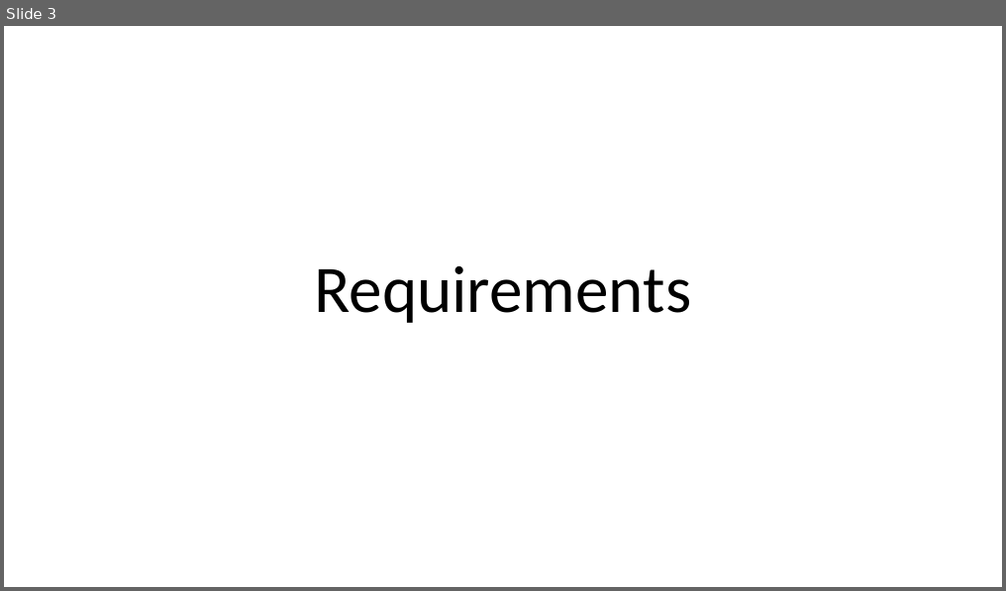
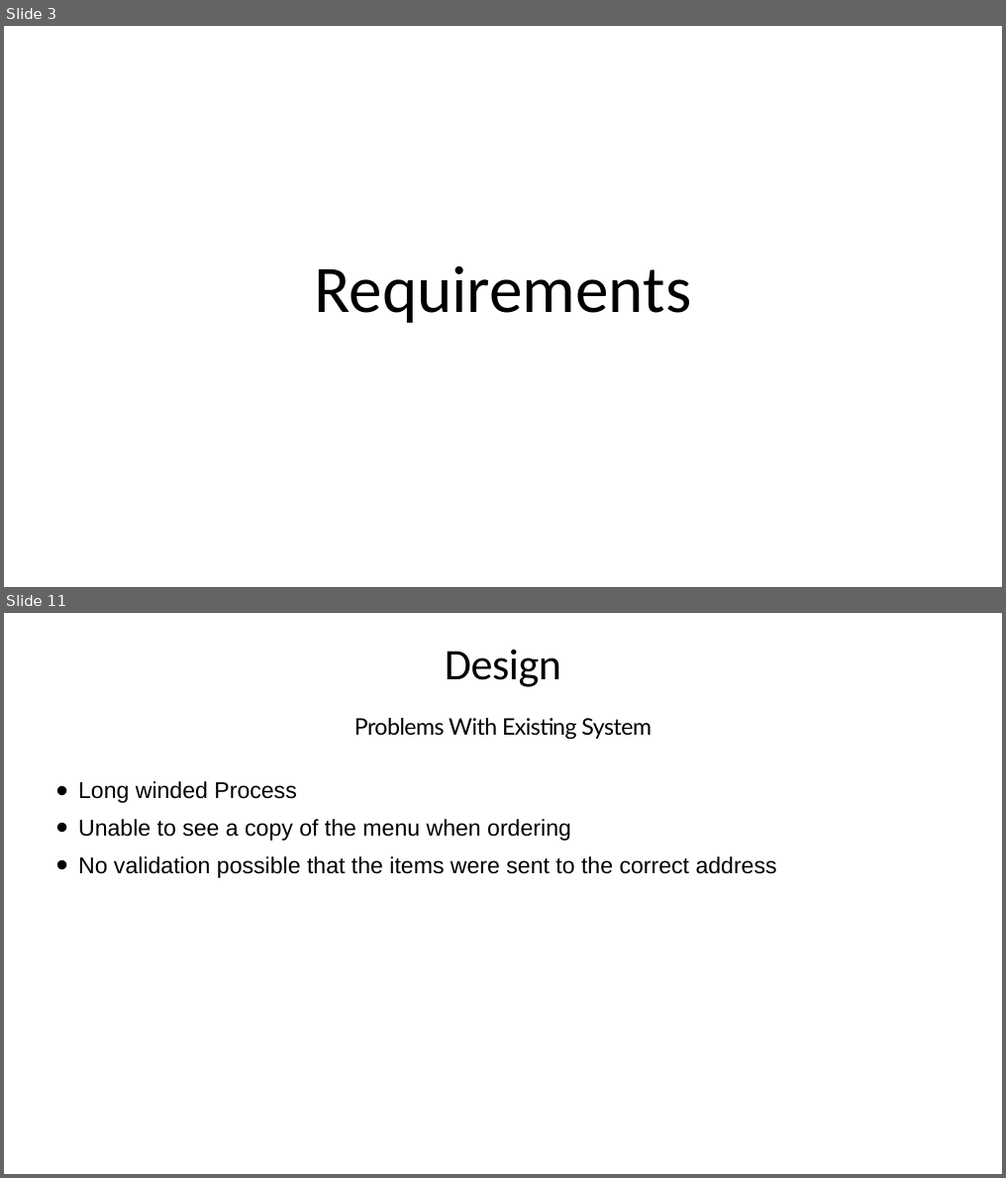
Before and after one commit to henryfallows13/Assesment3-DoghnutOrderSystem, a slide deck: Henry/Ford Order System Preasentation .pptx. Shown one above the other, each under a label of ours: slide 3 before the commit, slides 3 and 11 after it; the slides between them are not shown. The pictures are 1006x591 and 1006x1178 pixels, drawn with LibreOffice and Linux fonts; fonts in the diff are those of the drawing. Boxes give left, top, right and bottom in pixels: in the first picture for what was removed or moved away, otherwise in the second. Text is boxed around its words. In the diff, an @@ line names an element or a change of style, - is before the commit and + after.

```diff
--- a/Henry/Ford Order System Preasentation .pptx
+++ b/Henry/Ford Order System Preasentation .pptx
@@ slide 11 added at (x1=4, y1=613, x2=1002, y2=1174), background #FFFFFF @@
@@ title added at (x1=445, y1=649, x2=561, y2=687), 84 pt, text #000000 @@
+Design
@@ text added at (x1=354, y1=718, x2=650, y2=740), 44 pt, text #000000 @@
+Problems With Existing System
@@ text added at (x1=78, y1=781, x2=777, y2=878), 44 pt, text #000000 @@
+• Long winded Process
+• Unable to see a copy of the menu when ordering
+• No validation possible that the items were sent to the correct address
```
Also in this commit, not shown: 8 slides changed, 9 other slides added, 2 other files.
